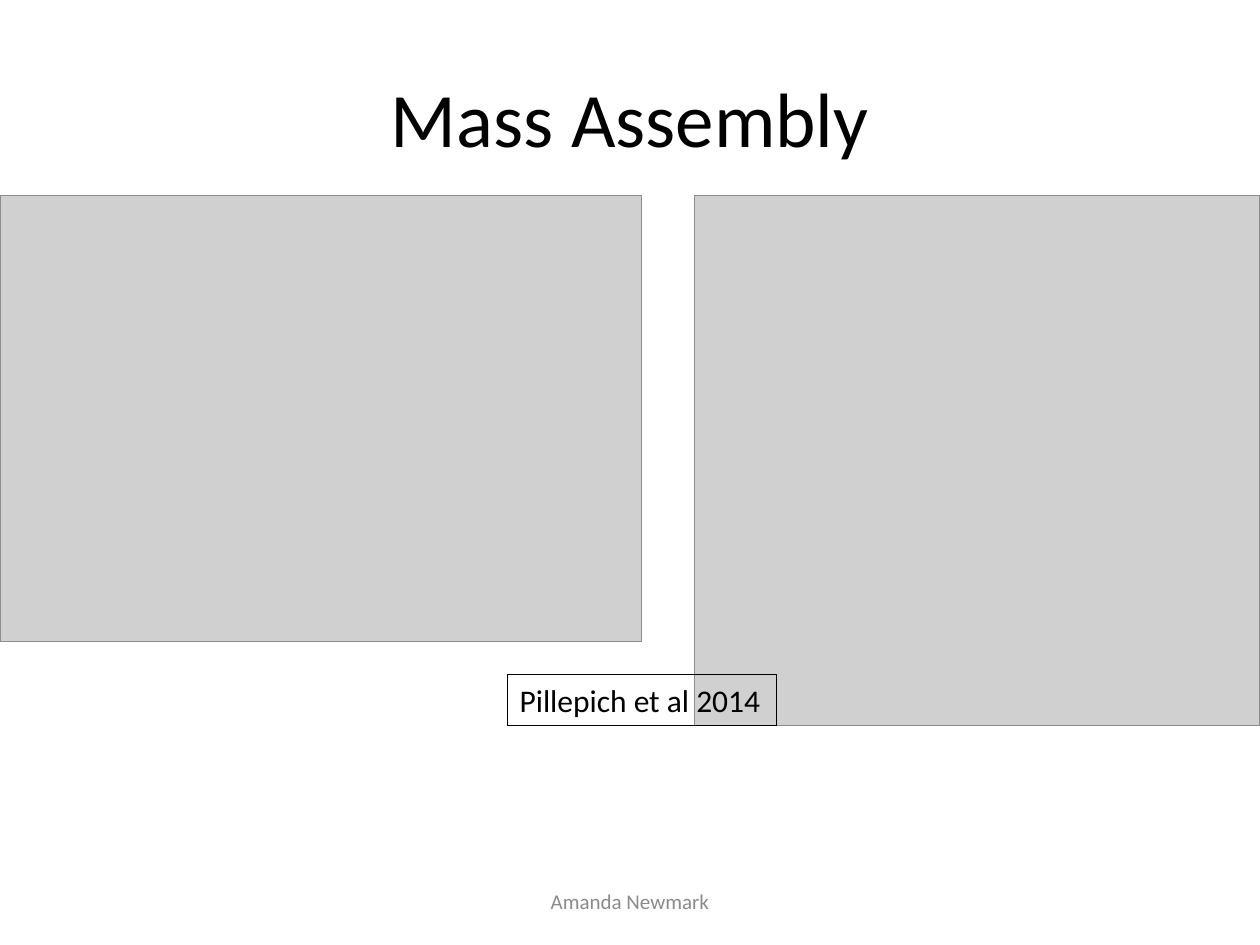
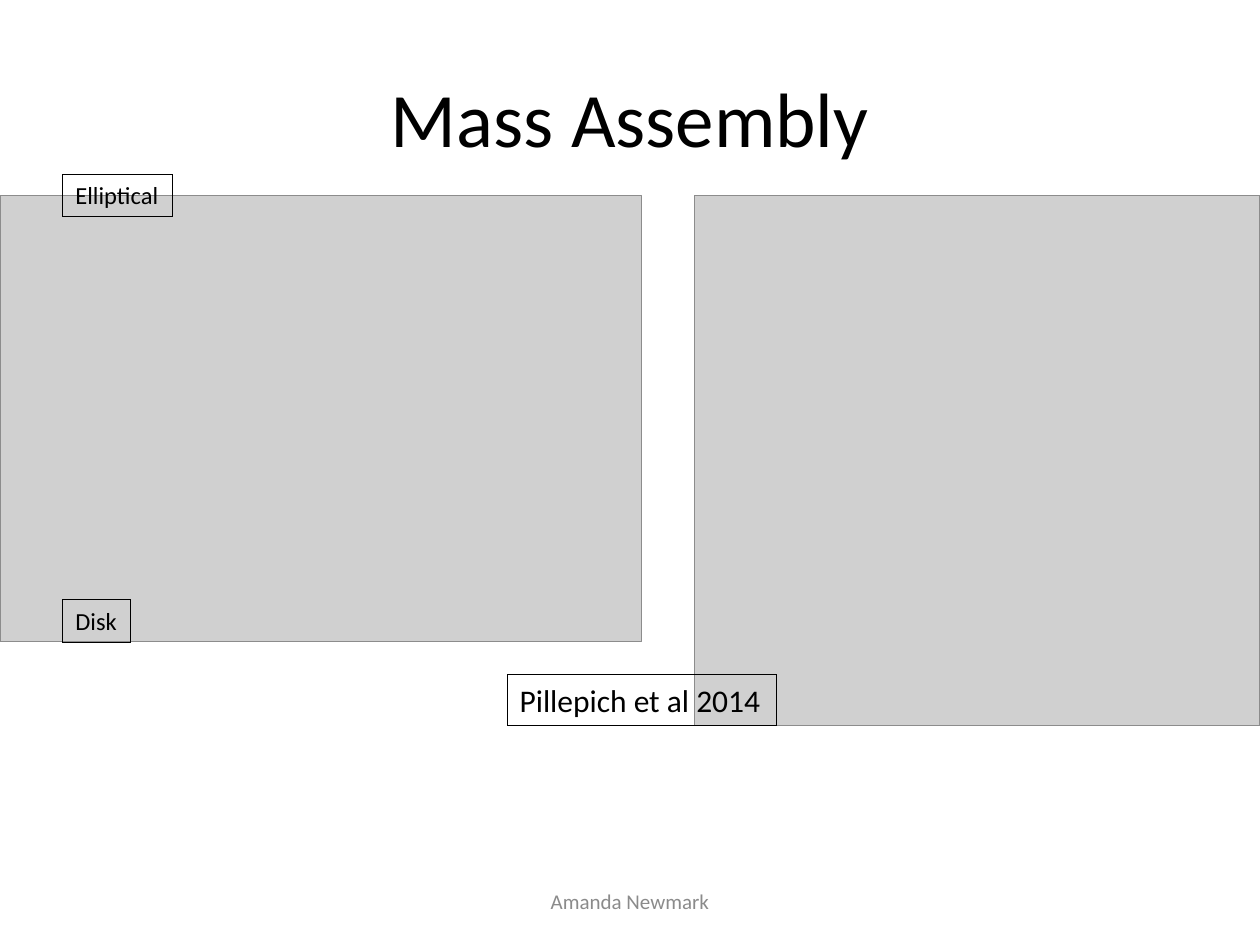
Before and after one commit to anewmark/galaxy_dark_matter, a slide deck: slide 2 of big_presentation.pptx. Drawn at 1260x945 pixels with LibreOffice and Linux fonts; fonts in the diff are those of the drawing; grey boxes stand for pictures. Boxes give left, top, right and bottom in pixels: in the first picture for what was removed or moved away, otherwise in the second. Text is boxed around its words. In the diff, an @@ line names an element or a change of style, - is before the commit and + after.

```diff
--- a/big_presentation.pptx
+++ b/big_presentation.pptx
@@ rectangle added at (x1=63, y1=174, x2=173, y2=217), outline #000000 0.75 pt, 14 pt, text #000000 @@
+Elliptical
@@ rectangle added at (x1=63, y1=600, x2=130, y2=643), outline #000000 0.75 pt, 14 pt, text #000000 @@
+Disk
```
Also in this commit, not shown: 10 other slides changed, 1 slide added, 15 other files.
